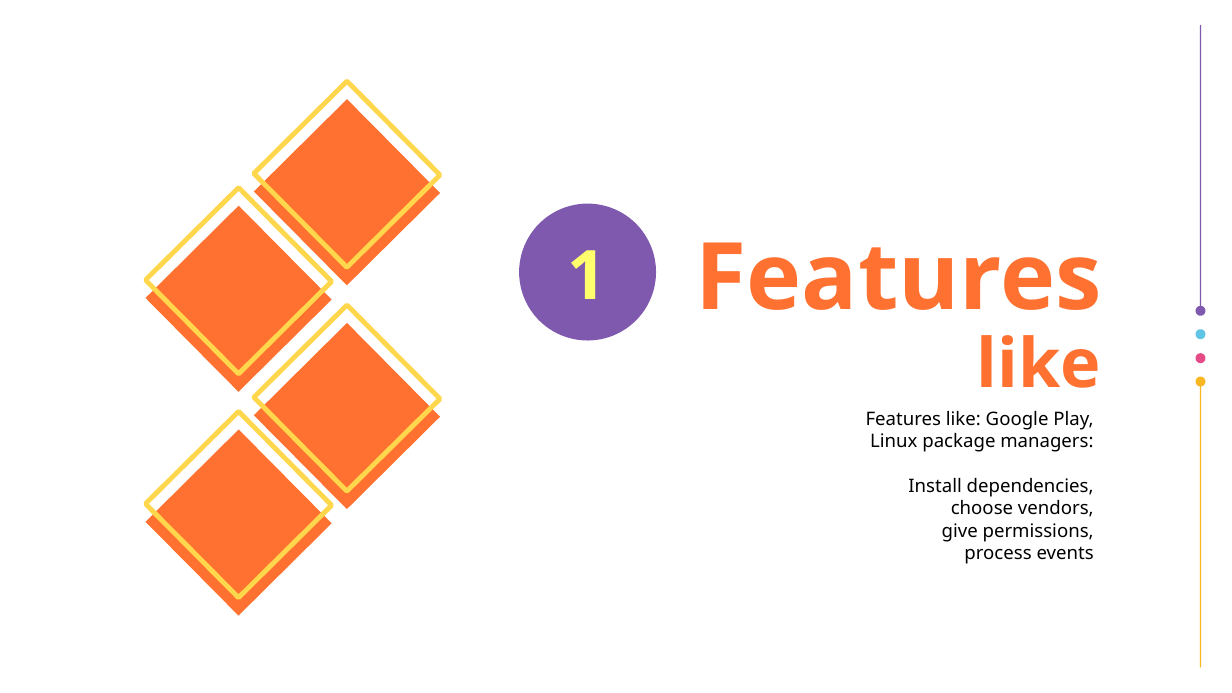
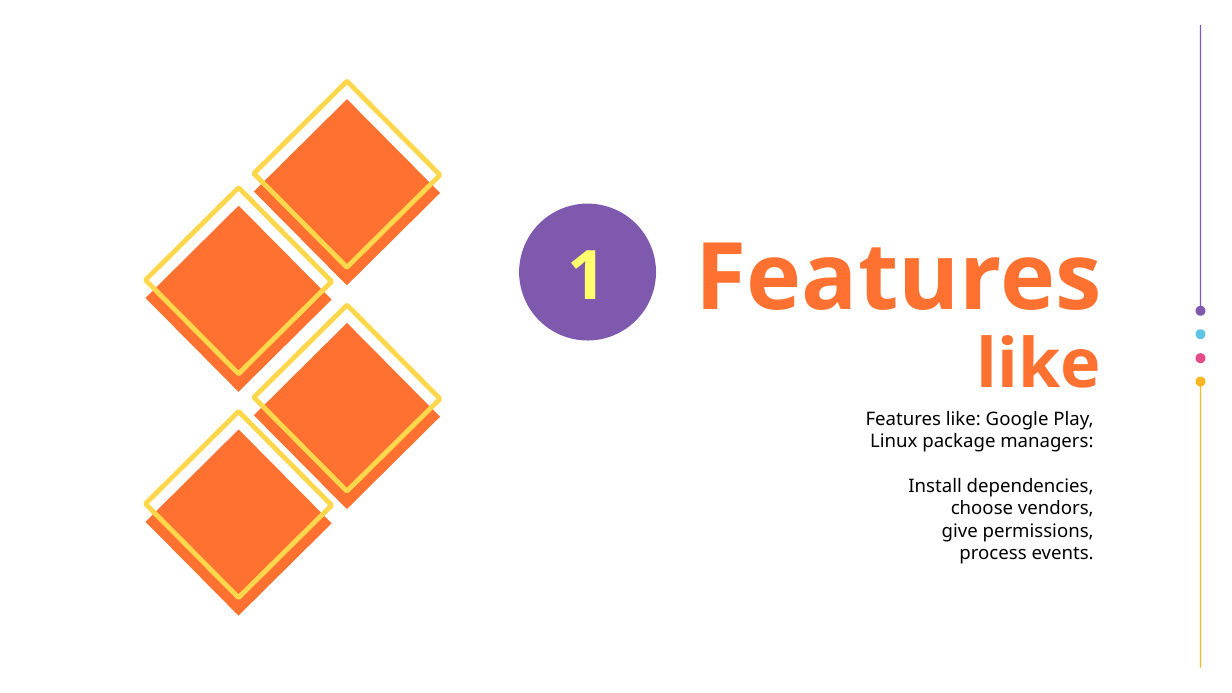
Before and after one commit to vporton/icp-package-manager, a slide deck: slide 7 of docs/presentation.odp. Drawn at 1232x693 pixels with LibreOffice and Linux fonts; fonts in the diff are those of the drawing; background and template pictures are left out. Boxes give left, top, right and bottom in pixels: in the first picture for what was removed or moved away, otherwise in the second. Text is boxed around its words. In the diff, an @@ line names an element or a change of style, - is before the commit and + after.

```diff
--- a/docs/presentation.odp
+++ b/docs/presentation.odp
@@ title at <box>866,411,1094,564</box>: text changed @@
-Features like: Google Play,
-Linux package managers:
-Install dependencies,
-choose vendors,
-give permissions,
-process events
+Features like: Google Play,
+Linux package managers:
+Install dependencies,
+choose vendors,
+give permissions,
+process events.
```
Also in this commit, not shown: 9 other slides changed.
